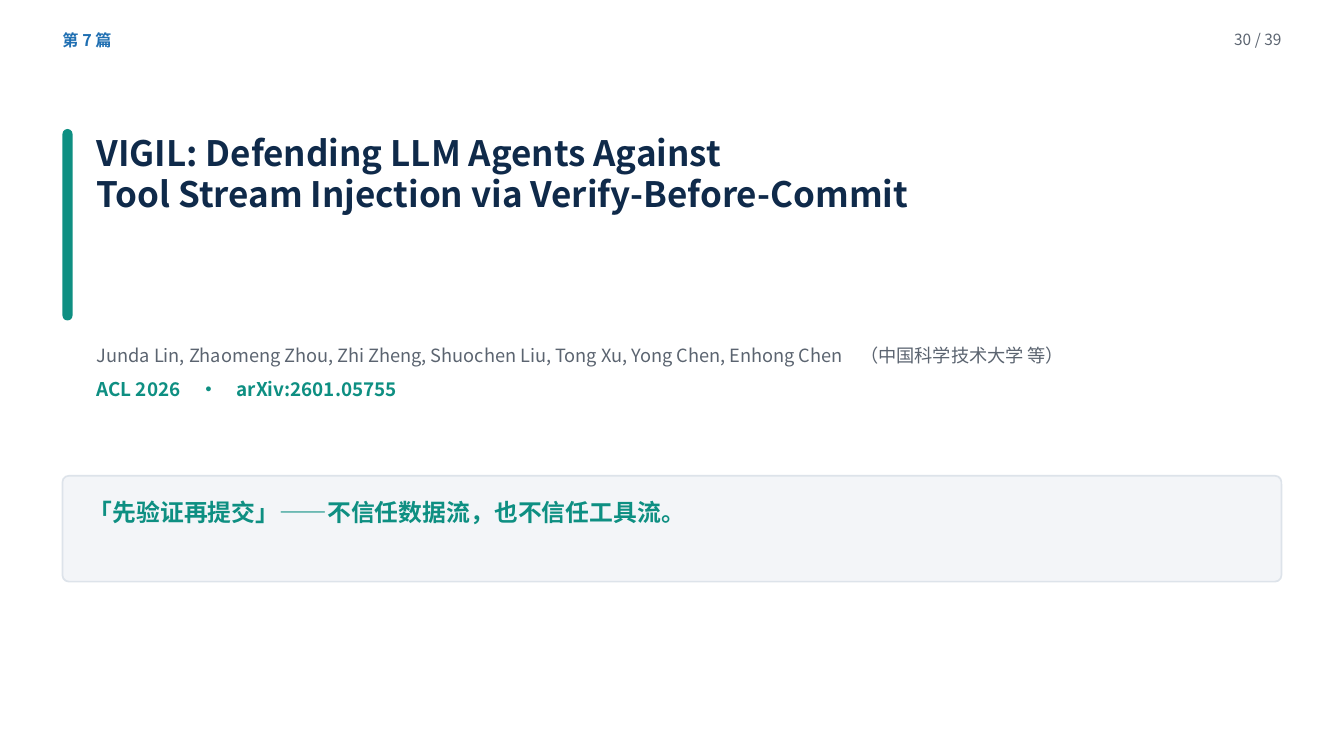
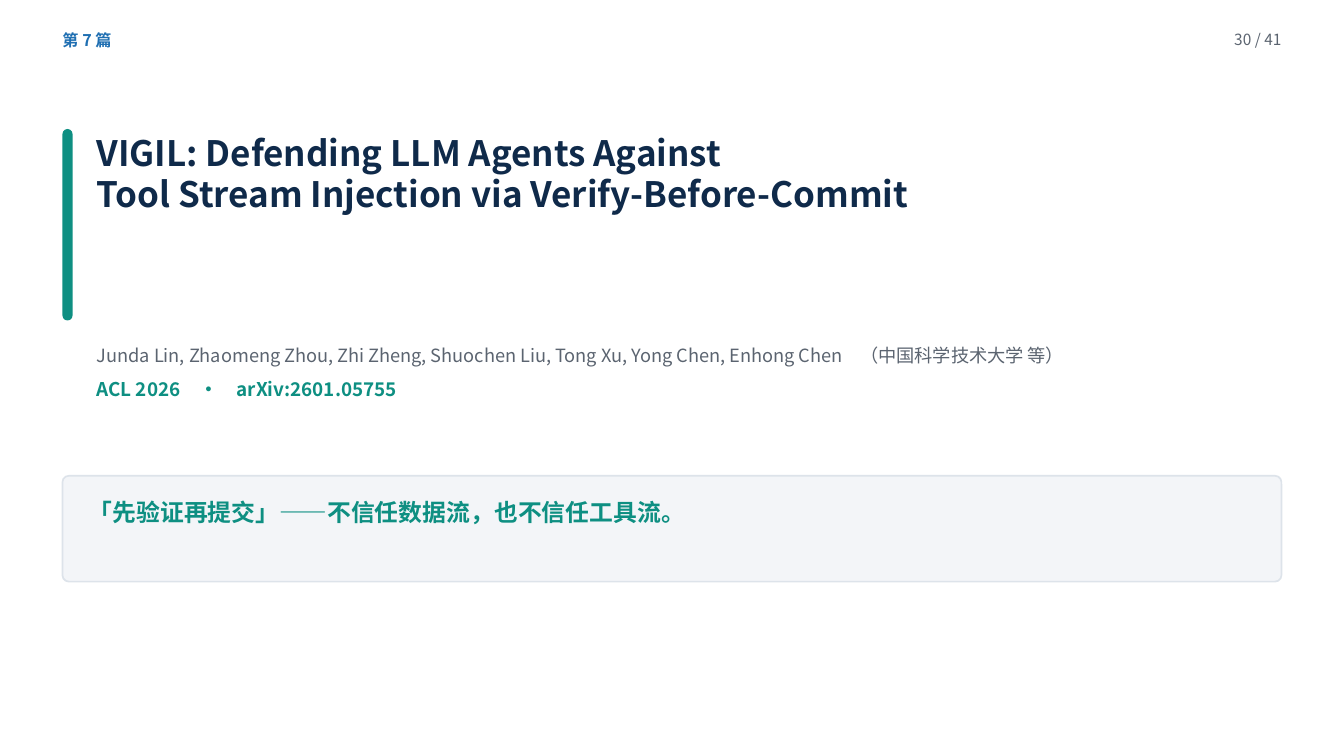
Before and after one commit to yiiiiiii1/multi-agent-remote-sensing, a slide deck: slide 30 of 阶段2-卫星多智能体防御/presentations/卫星多智能体安全调研汇报.pptx. Drawn at 1344x756 pixels with LibreOffice and Linux fonts; fonts in the diff are those of the drawing. Boxes give left, top, right and bottom in pixels: in the first picture for what was removed or moved away, otherwise in the second. Text is boxed around its words. In the diff, an @@ line names an element or a change of style, - is before the commit and + after.

```diff
--- a/阶段2-卫星多智能体防御/presentations/卫星多智能体安全调研汇报.pptx
+++ b/阶段2-卫星多智能体防御/presentations/卫星多智能体安全调研汇报.pptx
@@ text at bbox=[1234, 33, 1281, 45]: text changed @@
-30 / 39
+30 / 41
```
Also in this commit, not shown: 36 other slides changed, 2 slides added, 2 other files.
